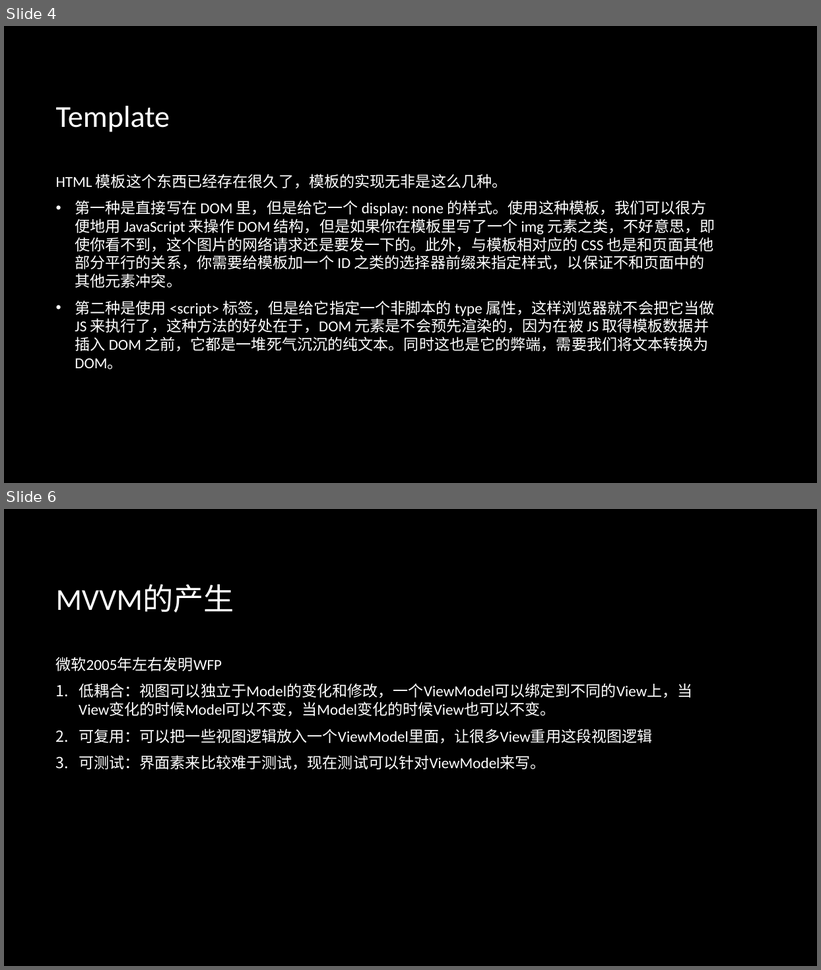
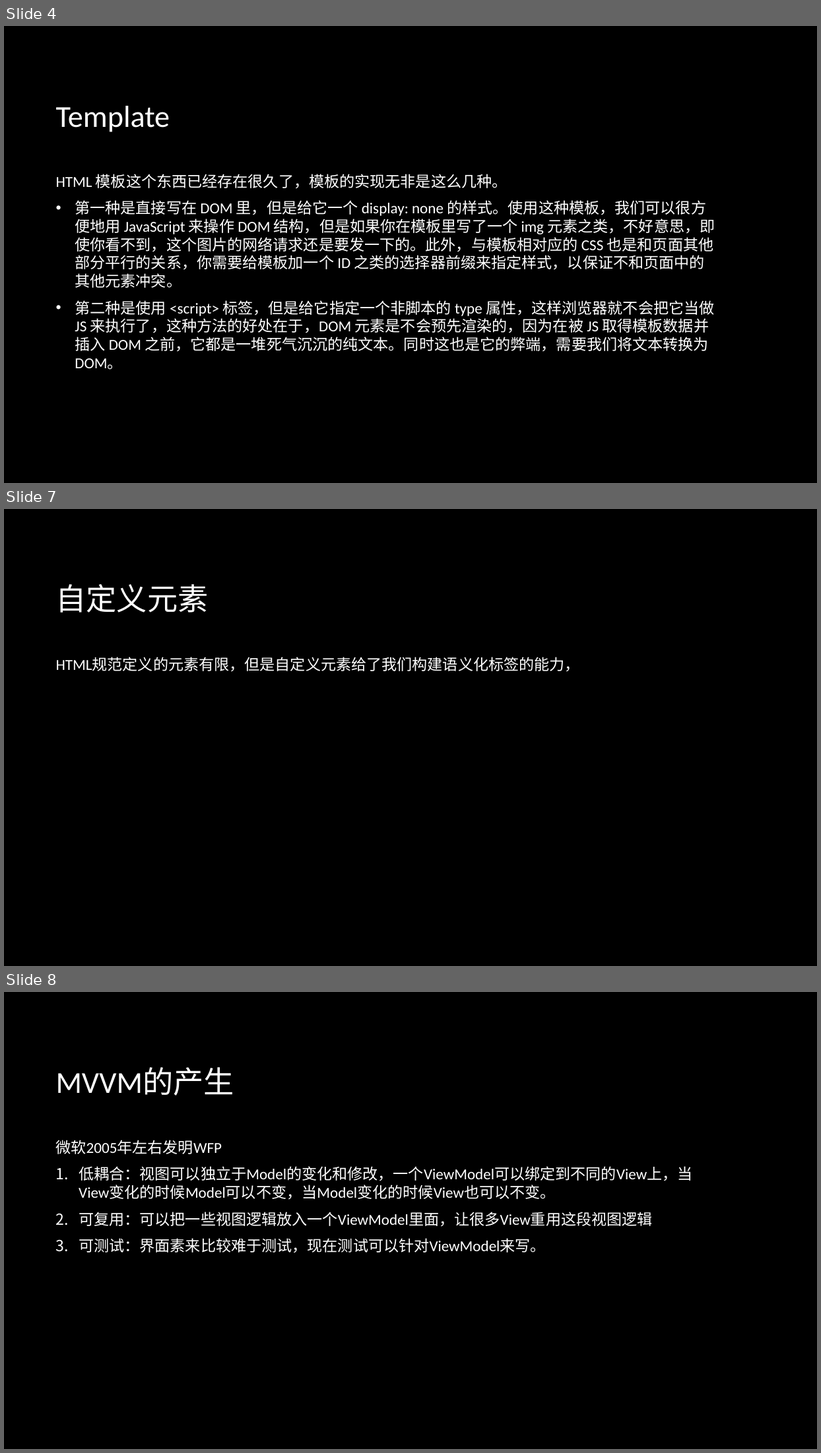
Before and after one commit to zhanglingkang/study, a slide deck: article/front-end/前端技术分享.pptx. Shown one above the other, each under a label of ours: slides 4 and 6 before the commit, slides 4, 7 and 8 after it; the slides between them are not shown. The pictures are 821x970 and 821x1453 pixels, drawn with LibreOffice and Linux fonts; fonts in the diff are those of the drawing; background and template pictures are left out. Boxes give left, top, right and bottom in pixels: in the first picture for what was removed or moved away, otherwise in the second. Text is boxed around its words. In the diff, an @@ line names an element or a change of style, - is before the commit and + after.

```diff
--- a/article/front-end/前端技术分享.pptx
+++ b/article/front-end/前端技术分享.pptx
@@ slide 7 added at [4, 509, 817, 966], background picture (left out) @@
@@ title added at [56, 584, 209, 613], 36 pt, text #FFFFFF @@
+自定义元素
@@ text added at [56, 657, 580, 672], 18 pt, text #FFFFFF @@
+HTML规范定义的元素有限，但是自定义元素给了我们构建语义化标签的能力，
@@ what was slide 6 is now slide 8 @@
```
Also in this commit, not shown: 1 slide changed, 1 other slide added, 1 other file.
